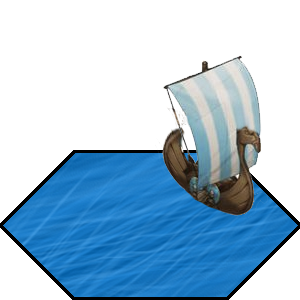
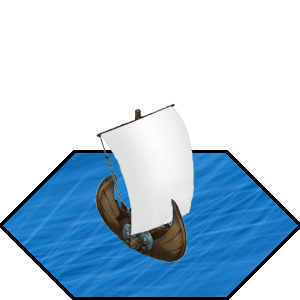
Layered file, before and after one edit (300 x 300). Changes by layer:
added layer "Smooth Sail" above "Bleached Sail" over (x1=101, y1=105, x2=195, y2=236)
added layer "Sail" above "Crows Nest" over (x1=101, y1=105, x2=195, y2=236)
added layer "Crows Nest" above "Hull" over (x1=96, y1=102, x2=177, y2=139)
renamed "Layer 3 copy" to "Hull", moved it above "Layer 3", painted on it over (x1=93, y1=55, x2=268, y2=266)
hid "Layer 0" over (x1=93, y1=150, x2=268, y2=266)
